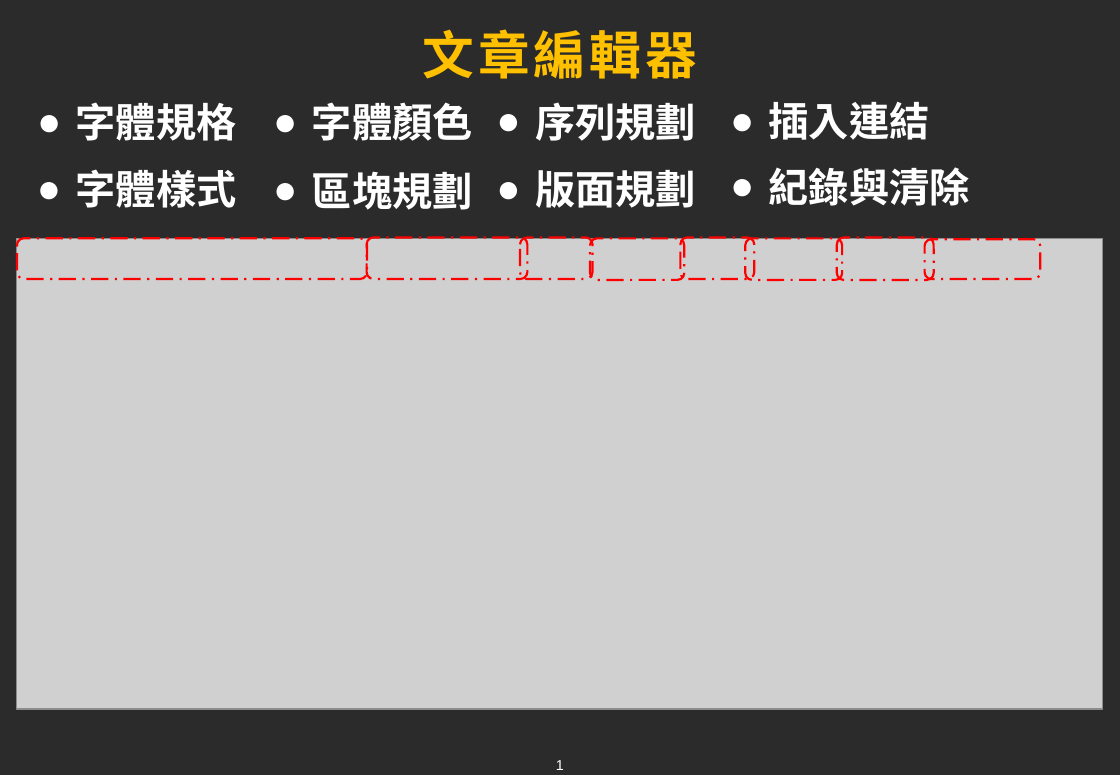
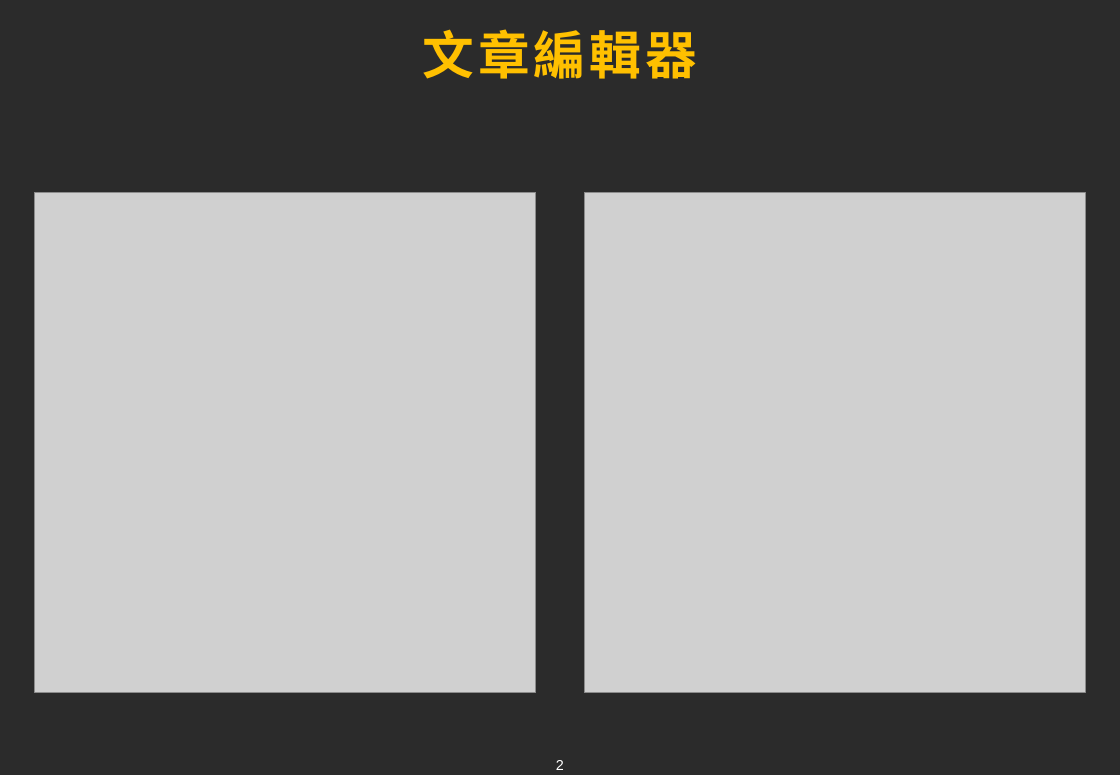
Before and after one commit to tim93009/FinalProject_GameForum, a slide deck: slide 2 of docs/ppt/Siyan.pptx (slide 1 before the commit). Drawn at 1120x775 pixels with LibreOffice and Linux fonts; fonts in the diff are those of the drawing; grey boxes stand for pictures; background and template pictures are left out; a plain dark background stands for a picture behind light text. Boxes give left, top, right and bottom in pixels: in the first picture for what was removed or moved away, otherwise in the second. Text is boxed around its words. In the diff, an @@ line names an element or a change of style, - is before the commit and + after.

```diff
--- a/docs/ppt/Siyan.pptx
+++ b/docs/ppt/Siyan.pptx
@@ text removed at <box>76,102,237,141</box> @@
-● 字體規格
@@ text removed at <box>312,102,473,141</box> @@
-● 字體顏色
@@ text removed at <box>535,102,696,141</box> @@
-● 序列規劃
@@ text removed at <box>769,102,930,140</box> @@
-● 插入連結
@@ text removed at <box>76,169,237,208</box> @@
-● 字體樣式
@@ text removed at <box>312,171,473,210</box> @@
-● 區塊規劃
@@ text removed at <box>535,170,696,208</box> @@
-● 版面規劃
@@ text removed at <box>769,167,970,206</box> @@
-● 紀錄與清除
@@ picture added at <box>35,192,536,693</box> @@
@@ picture added at <box>584,192,1085,693</box> @@
@@ picture removed at <box>17,239,1102,710</box> @@
@@ rounded rectangle removed at <box>17,239,367,279</box> @@
@@ rounded rectangle removed at <box>367,238,528,279</box> @@
@@ rounded rectangle removed at <box>520,238,593,279</box> @@
@@ rounded rectangle removed at <box>591,239,685,280</box> @@
@@ rounded rectangle removed at <box>680,238,754,279</box> @@
@@ rounded rectangle removed at <box>746,239,843,280</box> @@
@@ rounded rectangle removed at <box>837,238,934,280</box> @@
@@ rounded rectangle removed at <box>925,239,1040,279</box> @@
@@ page number at <box>556,760,564,770</box>: text changed @@
-1
+2
```
Also in this commit, not shown: 1 other slide changed, 2 slides added, 1 other file.
